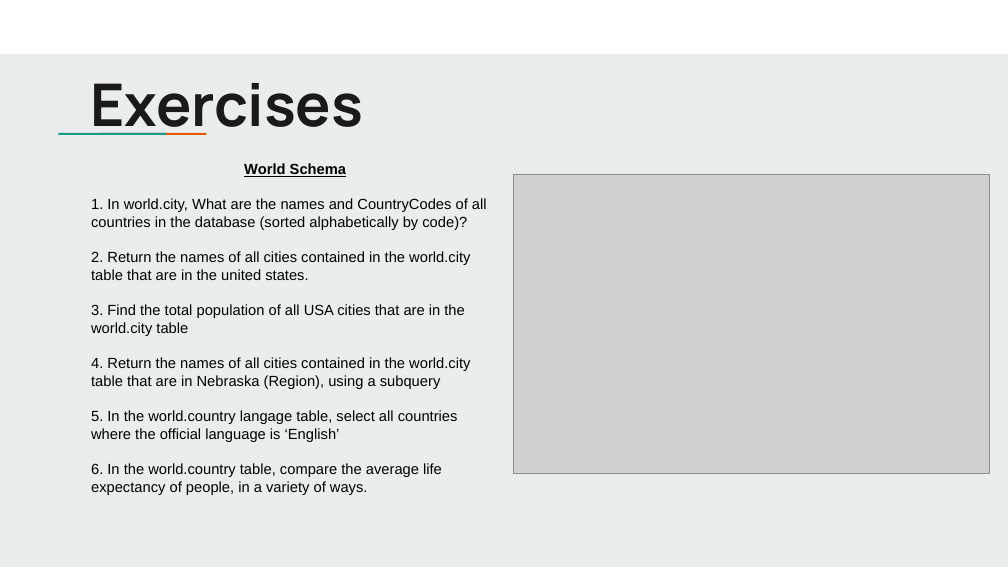
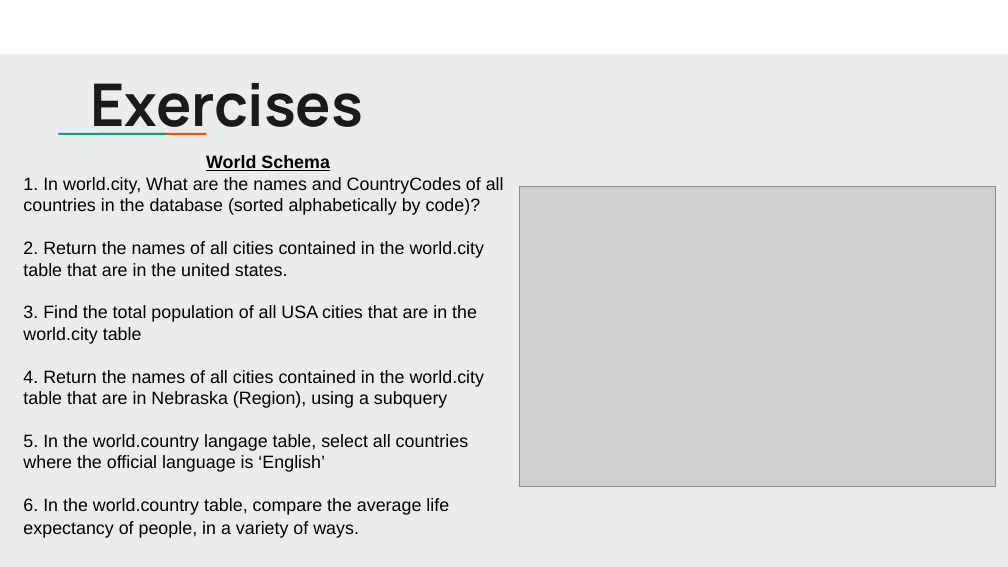
Before and after one commit to jbergmann56/OSDA-DataManipulationAndManagement, a slide deck: slide 14 of Lectures/Writing Queries (2).pptx. Drawn at 1008x567 pixels with LibreOffice and Linux fonts; fonts in the diff are those of the drawing; grey boxes stand for pictures. Boxes give left, top, right and bottom in pixels: in the first picture for what was removed or moved away, otherwise in the second. Text is boxed around its words. In the diff, an @@ line names an element or a change of style, - is before the commit and + after.

Commit message:
world update
7/10 class 2 update

```diff
--- a/Lectures/Writing Queries (2).pptx
+++ b/Lectures/Writing Queries (2).pptx
@@ text "World Schema": place and size @@
-text "World Schema" at <box>91,162,487,495</box>
+text "World Schema" at <box>23,155,504,538</box>
@@ text "World Schema" at <box>23,155,504,538</box>: size 14 to 17 pt @@
@@ picture: place and size @@
-picture at <box>513,174,989,474</box>
+picture at <box>520,187,995,487</box>
```
Also in this commit, not shown: 3 other slides changed, 1 slide added, 1 slide removed, 7 other files.
